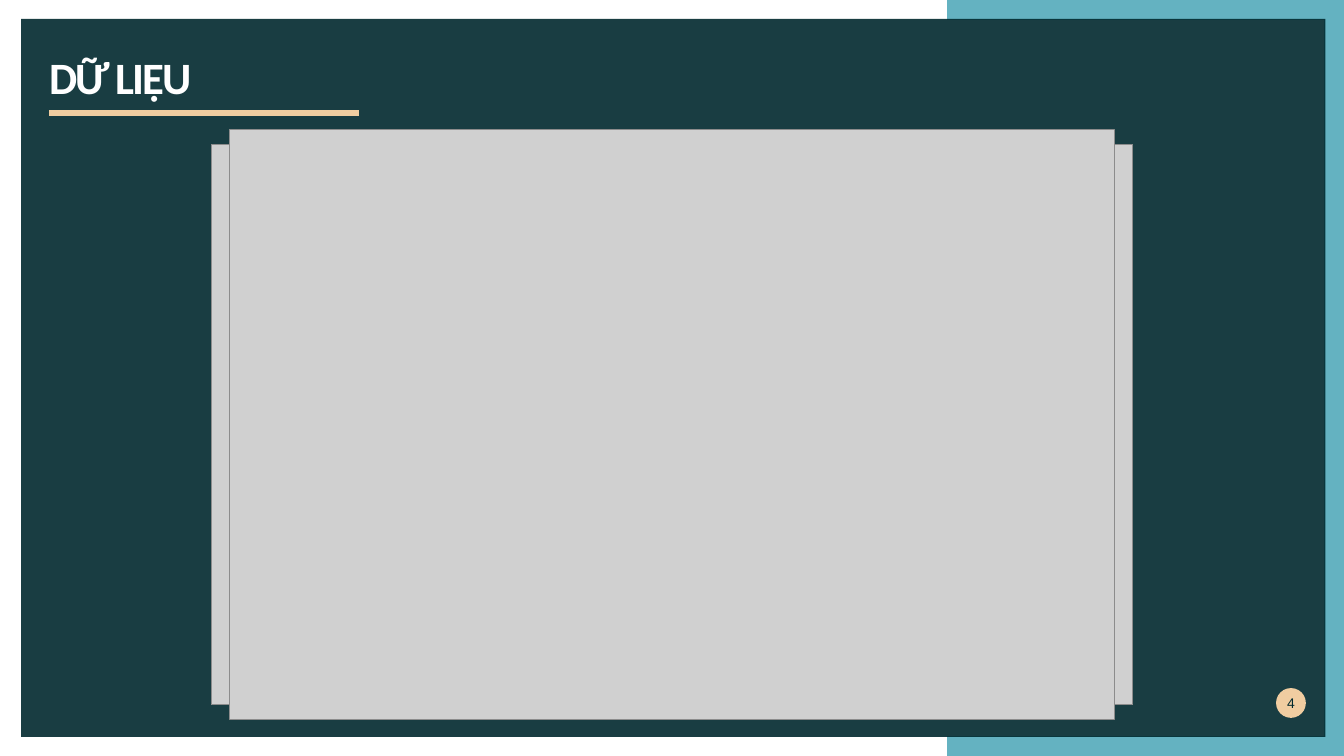
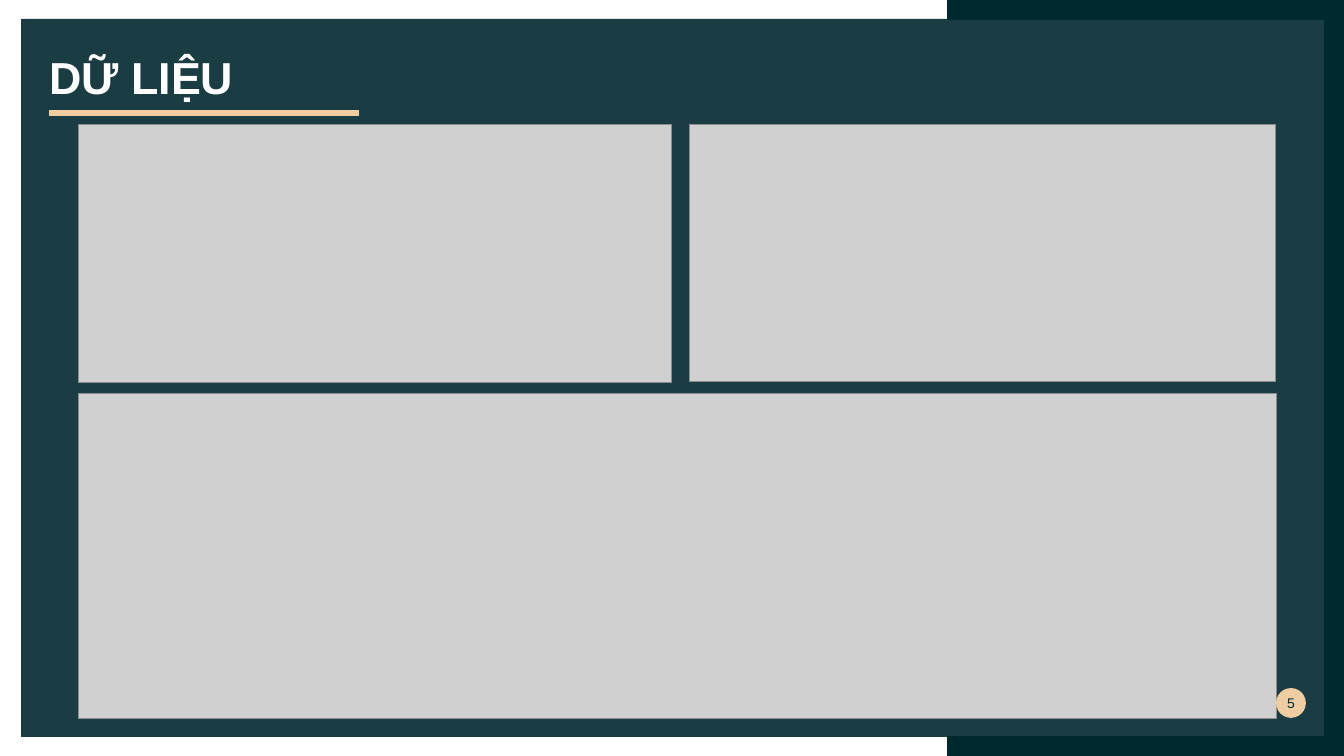
Before and after one commit to 43xquocnguyen/multilabel-job-description-classification, a slide deck: slide 5 of reports/slide.pptx (slide 4 before the commit). Drawn at 1344x756 pixels with LibreOffice and Linux fonts; fonts in the diff are those of the drawing; grey boxes stand for pictures. Boxes give left, top, right and bottom in pixels: in the first picture for what was removed or moved away, otherwise in the second. Text is boxed around its words. In the diff, an @@ line names an element or a change of style, - is before the commit and + after.

```diff
--- a/reports/slide.pptx
+++ b/reports/slide.pptx
@@ freeform shape at (947, 0, 1344, 756): fill #64B2C1 to #00292E @@
@@ title "DỮ LIỆU" at (49, 59, 233, 102): font Calibri to Arial, letter spacing -1.5 to 0 pt @@
@@ picture added at (79, 124, 673, 382) @@
@@ picture: place and size @@
-picture at (230, 130, 1114, 720)
+picture at (690, 124, 1276, 381)
@@ picture: place and size @@
-picture at (211, 144, 1132, 705)
+picture at (79, 394, 1276, 719)
@@ page number at (1287, 698, 1295, 708): text changed @@
-4
+5
```
Also in this commit, not shown: 7 other slides changed, 2 slides added, 2 slides removed, 7 other files.
